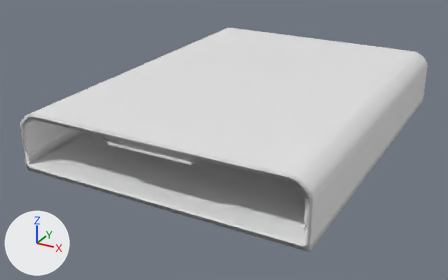
Two versions of the FBX model SourceAssets/Environments/Subway/Structures/Platform/Platform_Tunnel.fbx, one commit apart.
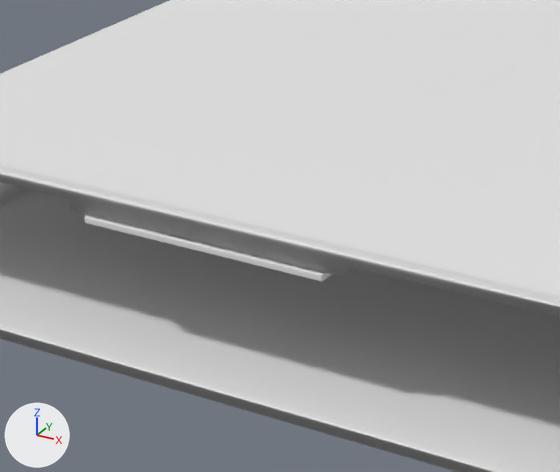
Each version is shown whole from a 50 mm camera at (31.4, -57.5, 26.4) aimed at (-2.0, 3.2, -3.9), then close up on the part from 17% to 61% of the width and 24% to 83% of the height. Arrows for +X, +Y and +Z are at lower left; the lights stay in place. The last two pictures show the newer version.

Objects in the first close-up: 'Tunnel'.
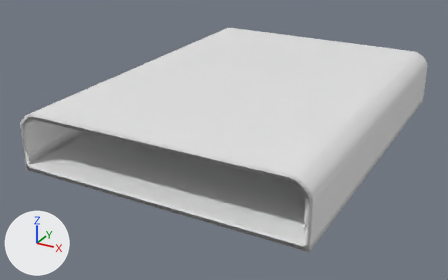
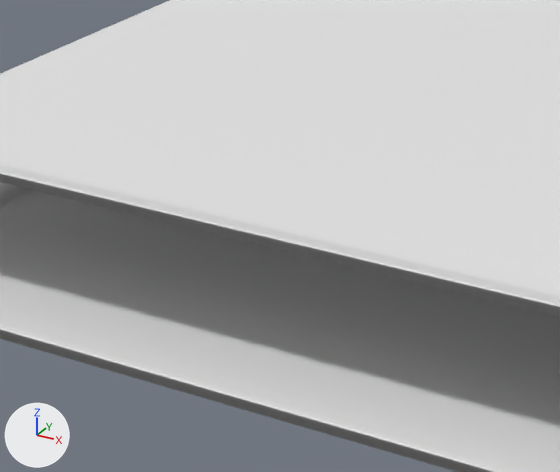
Boxes [x1, y1, x2, y2] around the edits, measured in the close-ups (560 x 472 px):
part 1 of me_1m_cube_001, deleted
    before: [84, 215, 332, 281]
part 2 of me_1m_cube_001, cut back
    before: [70, 199, 352, 276]

The edits, one by one:
me_1m_cube_001 is used by ob_tunnel; location (0.0, 0.0, 0.0).
me_1m_cube_001 had 1172 vertices, 1171 faces and spanned x -16.3..16.3, y -15.1..27.7, z -3.4..3.4.
me_1m_cube_001 now has 652 vertices, 641 faces and spans x -16.3..16.3, y -15.0..27.6, z -3.4..3.4.
me_1m_cube_001 part 1: the loose piece of 96 vertices spanning x -4.7..4.7, y -15.1..-6.6, z 2.0..2.3 is deleted.
Part 2, on me_1m_cube_001:
40 vertices are removed from x -5.3..5.3, y -15.0..27.6, z 2.4.
65 faces are deleted.
25 new faces join them.
Other edits to the shape of me_1m_cube_001 do not show in these pictures.
